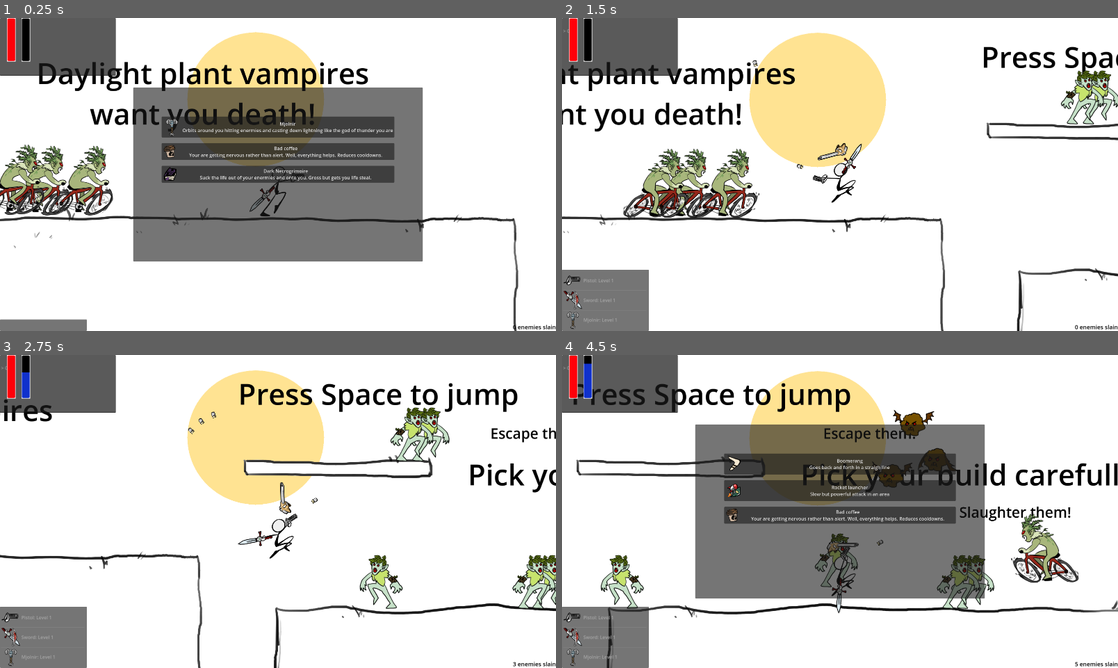
Above: before the commit, frames 1-4 (two rows, left to right).
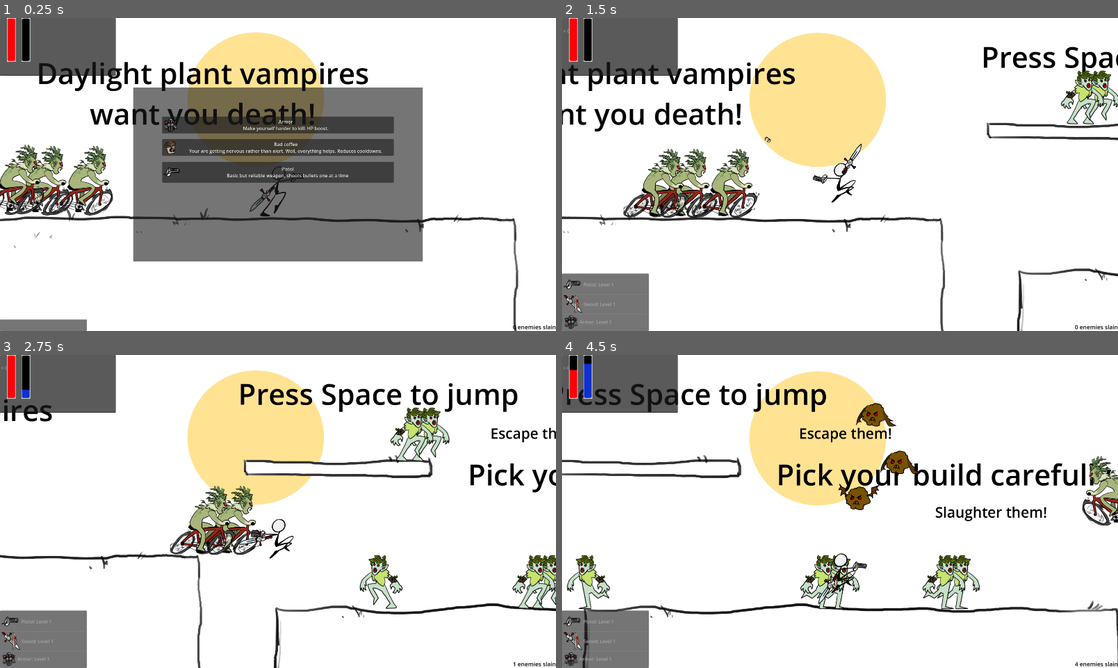
Above: after the commit, the same moments.

Repository: ricargoes/green-dusk
Game: Godot game, scene res://scenes/game.tscn
The game is run twice, just before and just after one commit, with the same random seed, the same clock (stepped at 60 frames per second) and the same inputs. The engine's default icon, where the game draws it, is replaced by a stand-in: a white triangle on a blue panel in a dark square.
Inputs (mouse positions are in pixels of both pictures, inside the frame that each line leads up to):
- Up to frame 1 (0.25 s): no input
- Up to frame 2 (1.5 s): click (840, 127) at 0.5 s, where only the run before the commit has a clickable "Mjolnir Orbits around you hit…"; tap Space (jump) at 1.25 s
- Up to frame 3 (2.75 s): tap Space (jump) at 1.52, 2, 2.27 s
- Up to frame 4 (4.5 s): tap Space (jump) at 2.75, 3.5, 3.77, 4.25 s

The runs differ from the first frame. In frame 1, 3.4% of the frame differs, in the area x 29-71%, y 31-53%; in frame 2, 0.7%; in frame 3, 2.9%; in frame 4, 37%, in the area x 0-100%, y 0-100%.

Commit message:
weapons levelling

Diff:
--- a/scenes/global/game_library.gd
+++ b/scenes/global/game_library.gd
@@ -30,18 +30,18 @@
 		'icon': preload("res://resources/ui/icons/shotgun.png"),
 		'scene': preload("res://scenes/powerups/shotgun.tscn")
 	},
-	'Rocket launcher': {
-		'type': PowerUpType.Weapon,
-		'description': 'Slow but powerful attack in an area',
-		'icon': preload("res://resources/ui/icons/rocketlauncher.png"),
-		'scene': preload("res://scenes/powerups/shotgun.tscn")
-	},
-	'Mjolnir': {
-		'type': PowerUpType.Weapon,
-		'description': 'Orbits around you hitting enermies and casting down lightning like the god of thunder you are',
-		'icon': preload("res://resources/ui/icons/mjolnir.png"),
-		'scene': preload("res://scenes/powerups/shotgun.tscn")
-	},
+	#'Rocket launcher': {
+		#'type': PowerUpType.Weapon,
+		#'description': 'Slow but powerful attack in an area',
+		#'icon': preload("res://resources/ui/icons/rocketlauncher.png"),
+		#'scene': preload("res://scenes/powerups/shotgun.tscn")
+	#},
+	#'Mjolnir': {
+		#'type': PowerUpType.Weapon,
+		#'description': 'Orbits around you hitting enermies and casting down lightning like the god of thunder you are',
+		#'icon': preload("res://resources/ui/icons/mjolnir.png"),
+		#'scene': preload("res://scenes/powerups/shotgun.tscn")
+	#},
 	'Antiair bird': {
 		'type': PowerUpType.Weapon,
 		'description': 'Target airborne enermies and make them bit the dust',
--- a/scenes/powerups/antiair_bird.gd
+++ b/scenes/powerups/antiair_bird.gd
@@ -5,7 +5,7 @@
 @export
 var damage: float = 24.0
 @export
-var cooldown_time: float = 1.0
+var cooldown_time: float = 1.5
 
 var target: Enemy = null
 
@@ -49,4 +49,23 @@
 		1:
 			speed = 900
 			damage = 24.0
+			cooldown_time = 1.5
+		2:
+			speed = 1500
+			damage = 24.0
 			cooldown_time = 1.0
+		3:
+			speed = 1500
+			damage = 30.0
+			cooldown_time = 1.0
+			scale = Vector2(1.5, 1.5)
+		4:
+			speed = 1500
+			damage = 30.0
+			cooldown_time = 0.8
+			scale = Vector2(2, 2)
+		5:
+			speed = 1500
+			damage = 30.0
+			cooldown_time = 0.6
+			scale = Vector2(2.5, 2.5)
--- a/scenes/powerups/boomerang.gd
+++ b/scenes/powerups/boomerang.gd
@@ -29,7 +29,31 @@
 func set_level(level: int):
 	match level:
 		1:
+			pos_left = Vector2(-400, 0)
+			pos_right = Vector2(400, 0)
+			dps = 30.0
+			speed = 600
+		2:
+			pos_left = Vector2(-600, 0)
+			pos_right = Vector2(600, 0)
+			dps = 30.0
+			speed = 900
+			scale = Vector2(1.5, 1.5)
+		3:
 			pos_left = Vector2(-800, 0)
 			pos_right = Vector2(800, 0)
 			dps = 30.0
 			speed = 900
+			scale = Vector2(2.0, 2.0)
+		4:
+			pos_left = Vector2(-800, 0)
+			pos_right = Vector2(800, 0)
+			dps = 40.0
+			speed = 900
+			scale = Vector2(2.0, 2.0)
+		5:
+			pos_left = Vector2(-800, 0)
+			pos_right = Vector2(800, 0)
+			dps = 50.0
+			speed = 1200
+			scale = Vector2(4.0, 4.0)
--- a/scenes/pistol.gd
+++ b/scenes/powerups/pistol.gd
@@ -3,9 +3,11 @@
 const PISTOL_RANGE = 1000
 
 @export
-var shooting_cooldown: float = 0.3
+var shooting_cooldown: float = 0.5
 @export
 var arm_rotation_speed: float = PI
+@export
+var bullets_range: float = 1
 
 var target: Enemy = null
 
@@ -23,13 +25,30 @@
 func shoot():
 	var orientation = rotation
 	var game = get_tree().current_scene
-	game.spawn_bullet(global_position + Vector2.from_angle(orientation)*120, orientation, true)
+	game.spawn_bullet(global_position + Vector2.from_angle(orientation)*120, orientation, true, bullets_range)
 
 func set_level(level: int):
 	match level:
 		1:
+			shooting_cooldown = 0.5
+			arm_rotation_speed = PI
+			bullets_range = 0.8
+		2:
+			shooting_cooldown = 0.5
+			arm_rotation_speed = 2*PI
+			bullets_range = 1
+		3:
 			shooting_cooldown = 0.3
-			arm_rotation_speed = PI
+			arm_rotation_speed = 2*PI
+			bullets_range = 1
+		4:
+			shooting_cooldown = 0.2
+			arm_rotation_speed = 3*PI
+			bullets_range = 1.2
+		5:
+			shooting_cooldown = 0.1
+			arm_rotation_speed = 4*PI
+			bullets_range = 1.5
 
 func cooldown_boost(boost: float):
 	$ShootingCooldown.wait_time = shooting_cooldown/boost
--- a/scenes/powerups/pistol.tscn
+++ b/scenes/powerups/pistol.tscn
@@ -1,11 +1,11 @@
 [gd_scene load_steps=3 format=3 uid="uid://c8qbjfx63idyx"]
 
-[ext_resource type="Script" path="res://scenes/pistol.gd" id="1_cvxao"]
+[ext_resource type="Script" path="res://scenes/powerups/pistol.gd" id="1_k5745"]
 [ext_resource type="Texture2D" uid="uid://clgvcank1n2xd" path="res://resources/sprites/pj/pjArmGun.png" id="2_fsjh2"]
 
 [node name="Pistol" type="Node2D" groups=["weapon"]]
 position = Vector2(0, -27)
-script = ExtResource("1_cvxao")
+script = ExtResource("1_k5745")
 
 [node name="PistolArm" type="Sprite2D" parent="."]
 texture = ExtResource("2_fsjh2")
--- a/scenes/powerups/shotgun.gd
+++ b/scenes/powerups/shotgun.gd
@@ -3,7 +3,9 @@
 @export
 var rotation_speed = PI
 @export
-var cooldown_time: float = 0.5
+var cooldown_time: float = 1
+@export
+var bullets_range: float = 0.4
 
 var level = 1
 
@@ -12,9 +14,16 @@
 
 func shoot():
 	var game = get_tree().current_scene
-	game.spawn_bullet(global_position + Vector2.from_angle(rotation)*120, rotation-PI/12, true, 0.5)
-	game.spawn_bullet(global_position + Vector2.from_angle(rotation)*120, rotation, true, 0.5)
-	game.spawn_bullet(global_position + Vector2.from_angle(rotation)*120, rotation+PI/12, true, 0.5)
+	game.spawn_bullet(global_position + Vector2.from_angle(rotation)*120, rotation-PI/12, true, bullets_range)
+	game.spawn_bullet(global_position + Vector2.from_angle(rotation)*120, rotation, true, bullets_range)
+	game.spawn_bullet(global_position + Vector2.from_angle(rotation)*120, rotation+PI/12, true, bullets_range)
+	if level >= 4:
+		game.spawn_bullet(global_position + Vector2.from_angle(rotation)*120, rotation-PI/24, true, bullets_range)
+		game.spawn_bullet(global_position + Vector2.from_angle(rotation)*120, rotation+PI/24, true, bullets_range)
+	if level >= 5:
+		game.spawn_bullet(global_position + Vector2.from_angle(rotation)*120, rotation-PI/6, true, bullets_range)
+		game.spawn_bullet(global_position + Vector2.from_angle(rotation)*120, rotation+PI/6, true, bullets_range)
+
 
 func _process(delta: float) -> void:
 	var target = select_target()
@@ -42,5 +51,22 @@
 	level = new_level
 	match level:
 		1:
+			cooldown_time = 1
 			rotation_speed = PI
-			cooldown_time = 0.5
+			bullets_range = 0.4
+		2:
+			cooldown_time = 0.8
+			rotation_speed = 2*PI
+			bullets_range = 0.4
+		3:
+			cooldown_time = 0.8
+			rotation_speed = 2*PI
+			bullets_range = 0.6
+		4:
+			cooldown_time = 0.8
+			rotation_speed = 3*PI
+			bullets_range = 0.6
+		5:
+			cooldown_time = 0.8
+			rotation_speed = 4*PI
+			bullets_range = 0.6
--- a/scenes/sword.gd
+++ b/scenes/powerups/sword.gd
@@ -13,7 +13,6 @@
 func cooldown_boost(boost: float):
 	swing_speed_boost = boost
 
-
 func _on_sword_edge_body_entered(enemy: Enemy) -> void:
 	enemy.hurt(hit_damage)
 
@@ -22,3 +21,18 @@
 		1:
 			swing_speed = PI
 			hit_damage = 4
+		2:
+			swing_speed = 1.2*PI
+			hit_damage = 6
+		3:
+			swing_speed = 1.6*PI
+			hit_damage = 6
+			scale = Vector2(1.3, 1.3)
+		4:
+			swing_speed = 2*PI
+			hit_damage = 6
+			scale = Vector2(1.3, 1.3)
+		5:
+			swing_speed = 4*PI
+			hit_damage = 6
+			scale = Vector2(1.3, 1.3)
--- a/scenes/powerups/sword.tscn
+++ b/scenes/powerups/sword.tscn
@@ -1,6 +1,6 @@
 [gd_scene load_steps=4 format=3 uid="uid://be7qt3ldbvjxr"]
 
-[ext_resource type="Script" path="res://scenes/sword.gd" id="1_uq48t"]
+[ext_resource type="Script" path="res://scenes/powerups/sword.gd" id="1_6g28j"]
 [ext_resource type="Texture2D" uid="uid://e7iq4rrlcxb8" path="res://resources/sprites/pj/pjArmSword.png" id="2_do8tw"]
 
 [sub_resource type="RectangleShape2D" id="RectangleShape2D_ngm5w"]
@@ -8,7 +8,7 @@
 
 [node name="Sword" type="Node2D" groups=["weapon"]]
 position = Vector2(0, -27)
-script = ExtResource("1_uq48t")
+script = ExtResource("1_6g28j")
 
 [node name="SwordArm" type="Sprite2D" parent="."]
 texture = ExtResource("2_do8tw")
